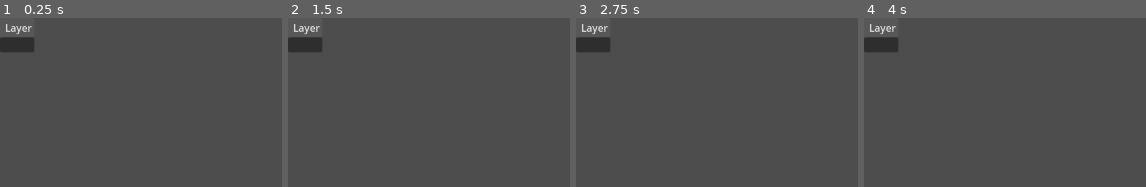
Above: before the commit, frames 1-4 (left to right).
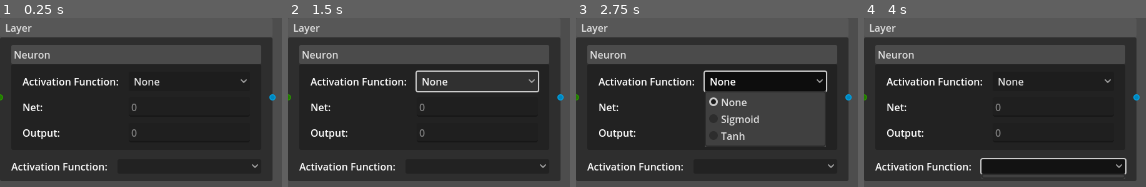
Above: after the commit, the same moments.

Repository: maktoobgar/neural_network
Game: Godot game, scene res://scenes/layer.tscn
Same seed, same stepped clock (60 frames per second), same inputs: the game is played once before the commit and once after it. This scene is started directly instead of the project's main scene.
Inputs (mouse positions are in pixels of both pictures, inside the frame that each line leads up to):
- Up to frame 1 (0.25 s): no input
- Up to frame 2 (1.5 s): click (476, 82) at 0.5 s, where only the run after the commit has a clickable "None"; click (476, 82) at 1.25 s, where only the run after the commit has a clickable "None"
- Up to frame 3 (2.75 s): click (764, 82) at 2 s, where only the run after the commit has a clickable "None"
- Up to frame 4 (4 s): click (1052, 166) at 2.77 s; tap Enter at 3.5 s

The runs differ from the first frame. In frame 1, 71% of the frame differs, in the area x 0-98%, y 11-97%; in frame 2, 71%; in frame 3, 59%; in frame 4, 70%.

Commit message:
✨ style: some adjustments

Diff:
--- a/scenes/input.gd
+++ b/scenes/input.gd
@@ -65,6 +65,7 @@
 
 func _set_with_label(value: bool) -> void:
 	%Label.visible = value
+	with_label = value
 
 func _get_with_label() -> bool:
 	return with_label
--- a/scenes/layer.tscn
+++ b/scenes/layer.tscn
@@ -1,8 +1,28 @@
-[gd_scene load_steps=2 format=3 uid="uid://ss8fml4si282"]
+[gd_scene load_steps=3 format=3 uid="uid://ss8fml4si282"]
 
 [ext_resource type="Script" path="res://scenes/layer.gd" id="1_3bi70"]
+[ext_resource type="PackedScene" uid="uid://hv6abr45mo66" path="res://scenes/input.tscn" id="2_kcbq1"]
 
 [node name="Layer" type="GraphNode"]
+custom_minimum_size = Vector2(400, 0)
 theme_override_constants/separation = 15
 title = " Layer"
+slot/0/left_enabled = false
+slot/0/left_type = 0
+slot/0/left_color = Color(1, 1, 1, 1)
+slot/0/left_icon = null
+slot/0/right_enabled = false
+slot/0/right_type = 0
+slot/0/right_color = Color(1, 1, 1, 1)
+slot/0/right_icon = null
+slot/0/draw_stylebox = true
 script = ExtResource("1_3bi70")
+neurons_count = 1
+
+[node name="Menu" type="VBoxContainer" parent="."]
+layout_mode = 2
+
+[node name="ActivationFunction" parent="Menu" instance=ExtResource("2_kcbq1")]
+layout_mode = 2
+text = "Activation Function:"
+input_type = "OptionButton"
--- a/scenes/neuron.tscn
+++ b/scenes/neuron.tscn
@@ -9,7 +9,7 @@
 anchor_right = 1.0
 anchor_bottom = 1.0
 offset_right = -880.0
-offset_bottom = -594.0
+offset_bottom = -553.0
 grow_horizontal = 2
 grow_vertical = 2
 title = "Neuron"
